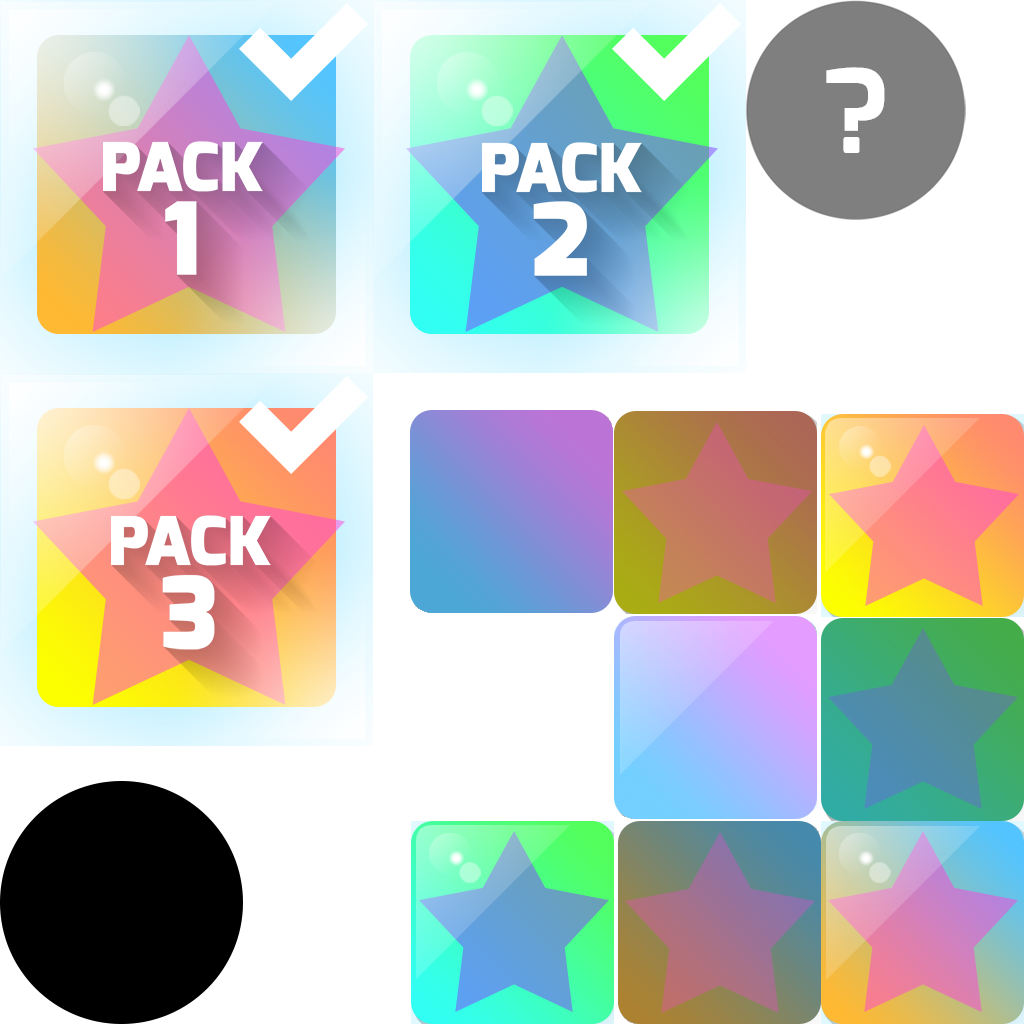
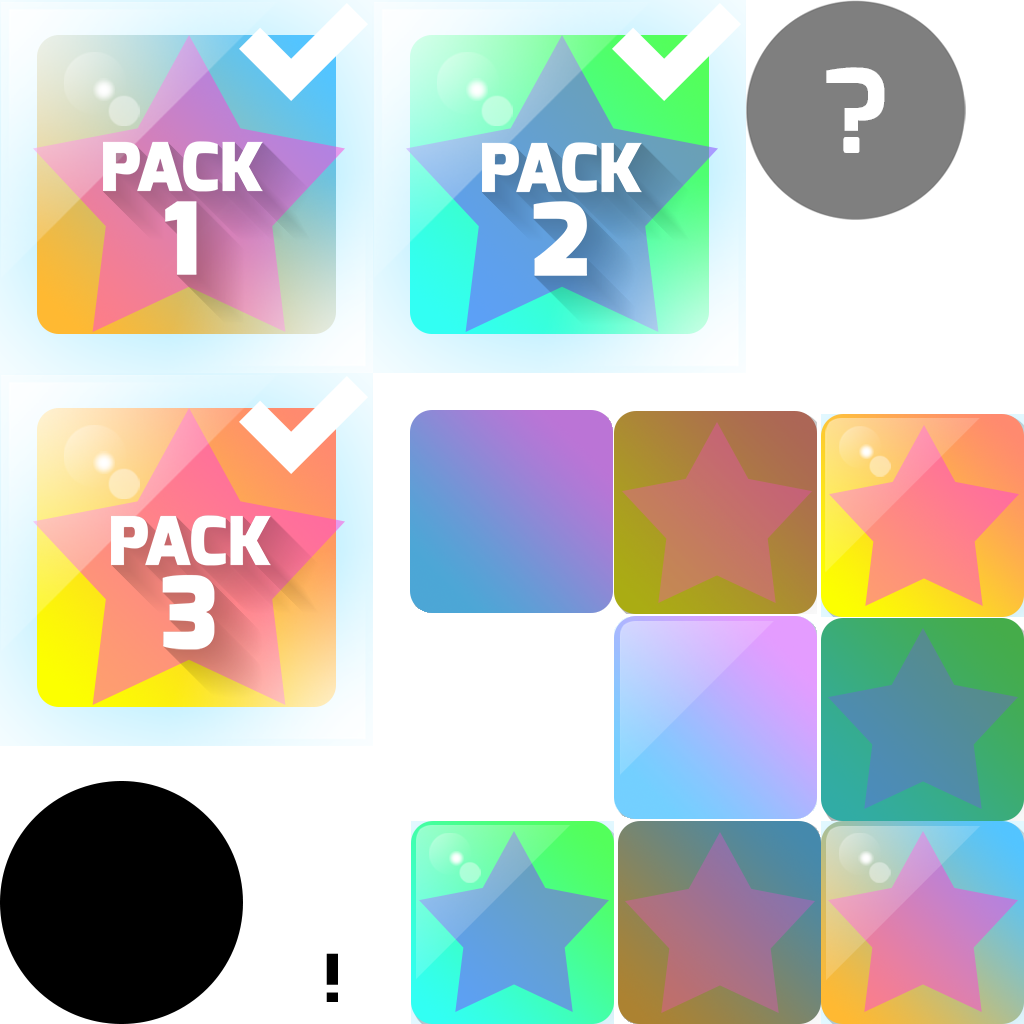
Layers edited between the first and the second w=1024, h=1024 image:
added layer "Warstwa 22" above "Warstwa 21" over bbox(326, 953, 338, 1002)
